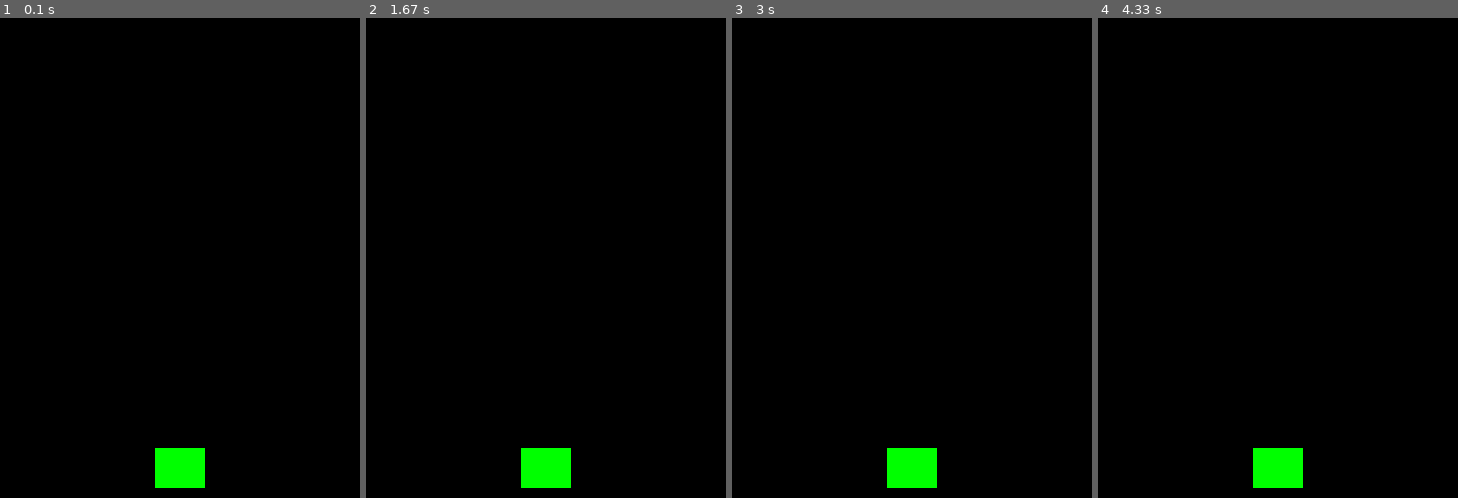
Above: before the commit, frames 1-4 (left to right).
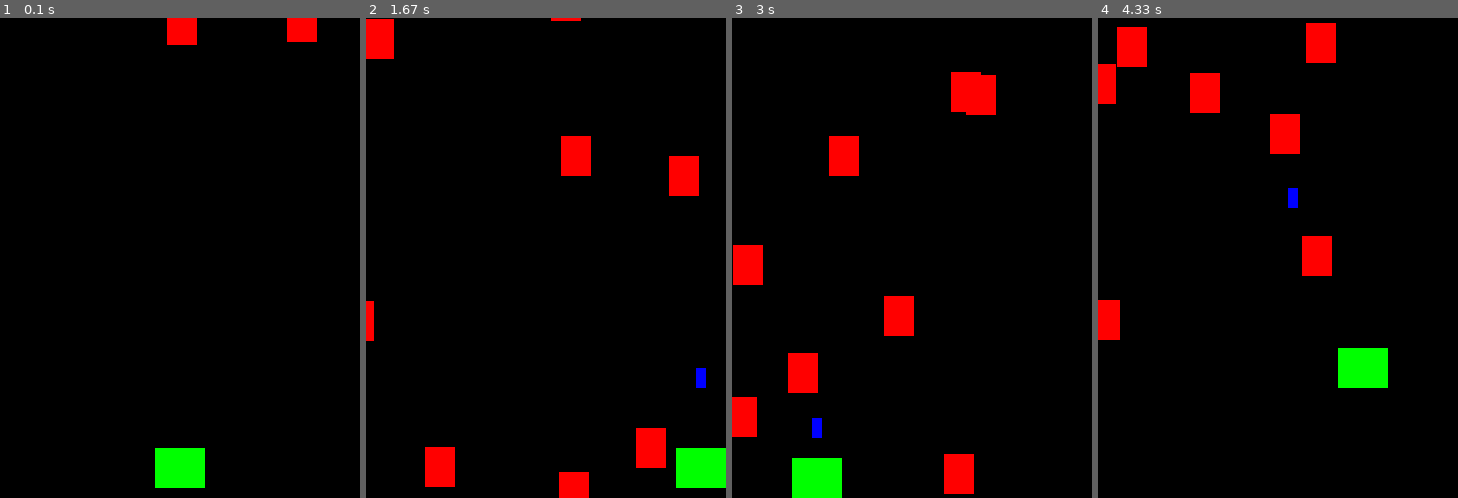
Above: after the commit, the same moments.

Repository: BrandonLively/pygame-tutorial-for-bw-1
Game: pygame game, started from root/shmup/shmup.py
The game is run twice, just before and just after one commit, with the same random seed, the same clock (stepped at 60 frames per second) and the same inputs.
Inputs:
- Up to frame 1 (0.1 s): no input
- Up to frame 2 (1.67 s): tap Space at 0.33, 0.73, 1.03, 1.57 s; hold D 0.67-1.13 s; hold D from 1.5 s (still down)
- Up to frame 3 (3 s): tap Space at 1.87, 2.07, 2.37, 2.63, 2.97 s; release D at 1.97 s; hold A 2-2.53 s; hold A 2.57-2.87 s; hold S from 2.9 s (still down)
- Up to frame 4 (4.33 s): tap Space at 3.27, 3.4, 3.8, 4.1 s; release S at 3.3 s; hold W 3.33-3.7 s; hold D from 3.73 s (still down)

The runs differ from the first frame. In frame 1, 0.9% of the frame differs, in the area x 46-89%, y 0-6%; in frame 2, 6.4%; in frame 3, 7.5%, in the area x 0-74%, y 11-100%; in frame 4, 6.8%.

Commit message:
Shmup project - added player, enemies, movement collision detection, and lasers!

Diff:
--- a/root/shmup/shmup.py
+++ b/root/shmup/shmup.py
@@ -12,8 +12,7 @@
 GREEN = (0, 255, 0)
 BLUE = (0, 0, 255)
 
-
-#initialize Pygame and create window
+# initialize Pygame and create window
 pygame.init()
 # allows sound
 pygame.mixer.init()
@@ -22,22 +21,96 @@
 # allows constant fps
 clock = pygame.time.Clock()
 
+
 class Player(pygame.sprite.Sprite):
     def __init__(self):
         pygame.sprite.Sprite.__init__(self)
         self.image = pygame.Surface((50, 40))
         self.image.fill(GREEN)
         self.rect = self.image.get_rect()
-        self.rect.centerx = WIDTH / 2
+        self.rect.centerx = WIDTH // 2
         self.rect.bottom = HEIGHT - 10
         self.speedx = 0
 
-    def  update(self):
+    def update(self):
+        self.speedx = 0
+        self.speedy = 0
+        keystate = pygame.key.get_pressed()
+        if keystate[pygame.K_a]:
+            self.speedx = -5
+        if keystate[pygame.K_d]:
+            self.speedx = 5
+        if keystate[pygame.K_w]:
+            self.speedy = -5
+        if keystate[pygame.K_s]:
+            self.speedy = 5
+
         self.rect.x += self.speedx
+        self.rect.y += self.speedy
+
+        if self.rect.right > WIDTH:
+            self.rect.right = WIDTH
+        if self.rect.left < 0:
+            self.rect.left = 0
+        if self.rect.top < 0:
+            self.rect.top = 0
+        if self.rect.bottom > HEIGHT:
+            self.rect.bottom = HEIGHT
+
+    def shoot(self):
+        bullet = Bullet(self.rect.centerx, self.rect.top)
+        all_sprites.add(bullet)
+        bullets.add(bullet)
+
+
+class Mob(pygame.sprite.Sprite):
+    def __init__(self):
+        pygame.sprite.Sprite.__init__(self)
+        self.image = pygame.Surface((30, 40))
+        self.image.fill(RED)
+        self.rect = self.image.get_rect()
+        self.rect.x = random.randrange(WIDTH - self.rect.width)
+        self.rect.y = random.randrange(-100, -40)
+        self.speedy = random.randrange(5, 8)
+        self.speedx = random.randrange(-1, 1)
+
+    def update(self):
+        self.rect.y += self.speedy
+        self.rect.x += self.speedx
+        if self.rect.top > HEIGHT + 10 or self.rect.right < 0 or self.rect.left > WIDTH:
+            self.rect.x = random.randrange(WIDTH - self.rect.width)
+            self.rect.y = random.randrange(-100, -40)
+            self.speedy = random.randrange(5, 8)
+            self.speedx = random.randrange(-1, 1)
+
+class Bullet(pygame.sprite.Sprite):
+    def __init__(self, x, y):
+        pygame.sprite.Sprite.__init__(self)
+        self.image = pygame.Surface((10, 20))
+        self.image.fill(BLUE)
+        self.rect = self.image.get_rect()
+        self.rect.bottom = y
+        self.rect.centerx = x
+        self.speedy = -10
+
+    def update(self, *args):
+        self.rect.y += self.speedy
+        #delete if it moves off screen
+        if self.rect.bottom < 0:
+            self.kill()
 
 all_sprites = pygame.sprite.Group()
+mobs = pygame.sprite.Group()
+bullets = pygame.sprite.Group()
+
 player = Player()
 all_sprites.add(player)
+
+for i in range(8):
+    m = Mob()
+    all_sprites.add(m)
+    mobs.add(m)
+
 # Game Loop
 running = True
 while running:
@@ -48,8 +121,23 @@
         # check for closing window
         if event.type == pygame.QUIT:
             running = False
+        elif event.type == pygame.KEYDOWN:
+            if event.key == pygame.K_SPACE:
+                player.shoot()
+
+
     # Update
     all_sprites.update()
+    # check to see if bullet hit mob
+    hits = pygame.sprite.groupcollide(mobs, bullets, True, True)
+    for hit in hits:
+        m = Mob()
+        all_sprites.add(m)
+        mobs.add(m)
+    # check to see if mob hit player
+    hits = pygame.sprite.spritecollide(player, mobs, False)
+    if hits:
+        running = False
     # Draw / render
     screen.fill(BLACK)
     all_sprites.draw(screen)
Binary file added: root/shmup/assets/img/laserRed16.png
Binary file added: root/shmup/assets/img/meteorBrown_med1.png
Binary file added: root/shmup/assets/img/playerShip2_orange.png
Binary file added: root/shmup/assets/img/shmup_background.png
